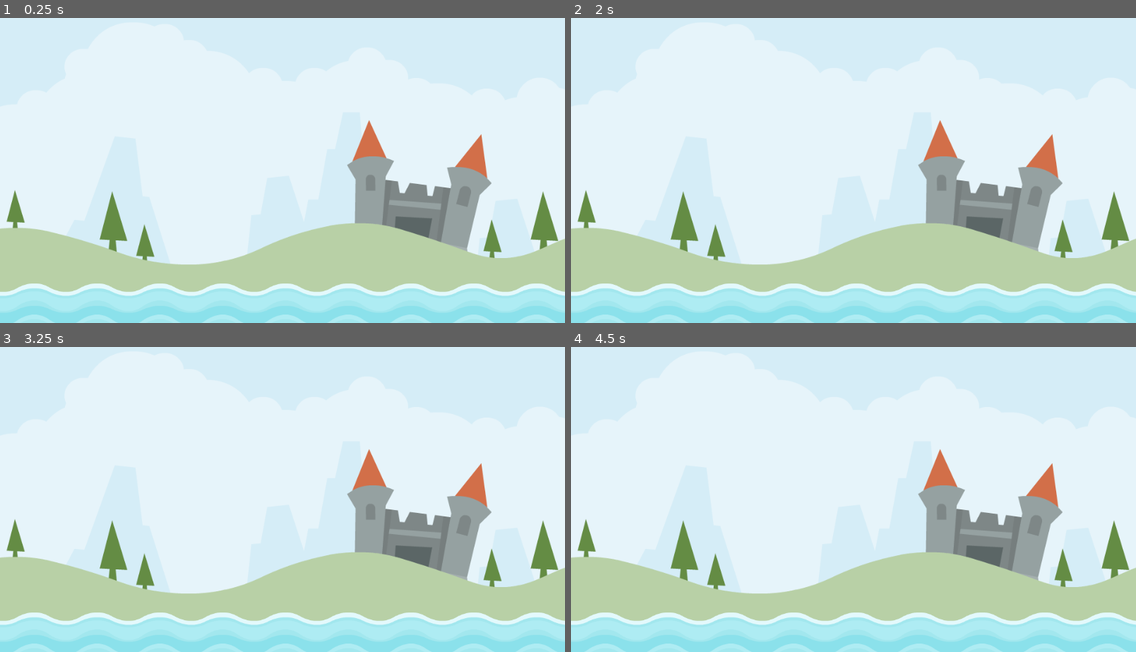
Above: before the commit, frames 1-4 (two rows, left to right).
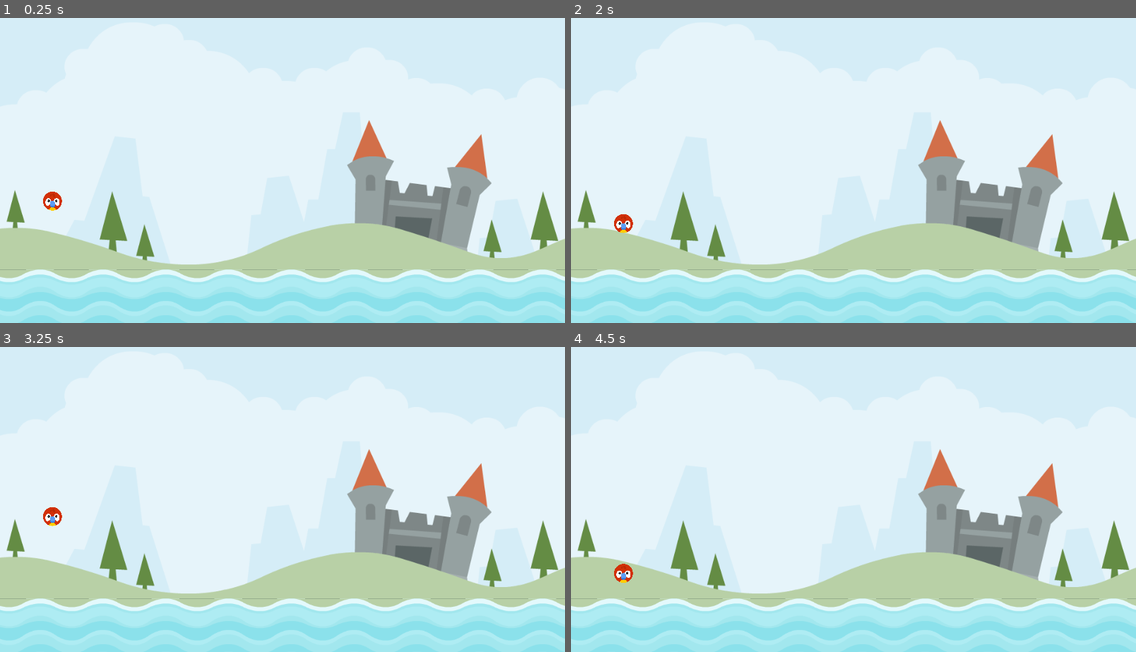
Above: after the commit, the same moments.

Repository: theaob/angry-animals
Game: Godot game, scene res://scenes/level/level.tscn
Same seed, same stepped clock (60 frames per second), same inputs: the game is played once before the commit and once after it.
Inputs (mouse positions are in pixels of both pictures, inside the frame that each line leads up to):
- Up to frame 1 (0.25 s): no input
- Up to frame 2 (2 s): move the mouse to (977, 149) at 0.52 s; click (977, 149) at 0.67 s; move the mouse to (740, 179) at 1.27 s; click (740, 179) at 1.42 s
- Up to frame 3 (3.25 s): move the mouse to (339, 423) at 2.02 s; click (339, 423) at 2.17 s; move the mouse to (254, 557) at 2.77 s; click (254, 557) at 2.92 s
- Up to frame 4 (4.5 s): move the mouse to (1023, 542) at 3.52 s; click (1023, 542) at 3.67 s; move the mouse to (684, 444) at 4.27 s; click (684, 444) at 4.42 s

The runs differ from the first frame. In frame 1, 11% of the frame differs, in the area x 0-100%, y 56-100%; in frame 2, 11%; in frame 3, 11%; in frame 4, 11%, in the area x 0-100%, y 71-100%.

Commit message:
add animal scene

Diff:
--- a/project.godot
+++ b/project.godot
@@ -15,6 +15,10 @@
 config/features=PackedStringArray("4.2", "GL Compatibility")
 config/icon="res://icon.svg"
 
+[autoload]
+
+SignalManager="*res://singletons/signal_manager.gd"
+
 [display]
 
 window/stretch/mode="canvas_items"
--- /dev/null
+++ b/scenes/animal/animal.gd
@@ -0,0 +1,8 @@
+extends RigidBody2D
+
+func _on_visible_on_screen_notifier_2d_screen_exited():
+	die()
+
+func die():
+	SignalManager.animal_died.emit()
+	queue_free()
--- /dev/null
+++ b/scenes/animal/animal.tscn
@@ -0,0 +1,24 @@
+[gd_scene load_steps=4 format=3 uid="uid://bbrwir7v00k13"]
+
+[ext_resource type="Script" path="res://scenes/animal/animal.gd" id="1_770yo"]
+[ext_resource type="Texture2D" uid="uid://dtuox5pm2uxt0" path="res://assets/player/parrot.png" id="2_j23dk"]
+
+[sub_resource type="CircleShape2D" id="CircleShape2D_tgu0u"]
+radius = 126.667
+
+[node name="Animal" type="RigidBody2D"]
+script = ExtResource("1_770yo")
+
+[node name="Sprite2D" type="Sprite2D" parent="."]
+scale = Vector2(0.15, 0.15)
+texture = ExtResource("2_j23dk")
+
+[node name="CollisionShape2D" type="CollisionShape2D" parent="."]
+scale = Vector2(0.15, 0.15)
+shape = SubResource("CircleShape2D_tgu0u")
+
+[node name="VisibleOnScreenNotifier2D" type="VisibleOnScreenNotifier2D" parent="."]
+position = Vector2(4.76837e-07, 9.53674e-07)
+scale = Vector2(1.9, 1.9)
+
+[connection signal="screen_exited" from="VisibleOnScreenNotifier2D" to="." method="_on_visible_on_screen_notifier_2d_screen_exited"]
--- /dev/null
+++ b/scenes/level/level.gd
@@ -0,0 +1,17 @@
+extends Node2D
+
+const ANIMAL = preload("res://scenes/animal/animal.tscn")
+
+@onready var animal_start = $AnimalStart
+
+func _ready():
+	add_animal()
+	SignalManager.animal_died.connect(_on_animal_died)
+
+func add_animal():
+	var animal_instance = ANIMAL.instantiate()
+	animal_instance.position = animal_start.position
+	add_child(animal_instance)
+
+func _on_animal_died():
+	add_animal()
--- a/scenes/level/level.tscn
+++ b/scenes/level/level.tscn
@@ -1,9 +1,11 @@
-[gd_scene load_steps=3 format=3 uid="uid://cqxww03ygwkmq"]
+[gd_scene load_steps=4 format=3 uid="uid://cqxww03ygwkmq"]
 
 [ext_resource type="Texture2D" uid="uid://d0wvgjddpjrf3" path="res://assets/scene/colored_castle.png" id="1_qot0w"]
+[ext_resource type="Script" path="res://scenes/level/level.gd" id="1_u516c"]
 [ext_resource type="PackedScene" uid="uid://ct3i2s8m5vaoj" path="res://scenes/water/water.tscn" id="2_slg1q"]
 
 [node name="Level" type="Node2D"]
+script = ExtResource("1_u516c")
 
 [node name="Background" type="Sprite2D" parent="."]
 position = Vector2(568, 317)
@@ -14,4 +16,5 @@
 position = Vector2(107, 371)
 
 [node name="Water" parent="." instance=ExtResource("2_slg1q")]
-position = Vector2(-4, 631)
+z_index = 1
+position = Vector2(8, 603)
--- a/scenes/water/water.gd
+++ b/scenes/water/water.gd
@@ -2,5 +2,5 @@
 
 @onready var audio_stream_player_2d = $AudioStreamPlayer2D
 
-func _on_body_entered(body):
+func _on_body_entered(_body):
 	audio_stream_player_2d.play()
--- a/scenes/water/water.tscn
+++ b/scenes/water/water.tscn
@@ -18,7 +18,7 @@
 region_rect = Rect2(0, 0, 1200, 128)
 
 [node name="CollisionShape2D" type="CollisionShape2D" parent="."]
-position = Vector2(577, -12.5)
+position = Vector2(586, -24)
 shape = SubResource("RectangleShape2D_anah1")
 
 [node name="AudioStreamPlayer2D" type="AudioStreamPlayer2D" parent="."]
--- /dev/null
+++ b/singletons/signal_manager.gd
@@ -0,0 +1,3 @@
+extends Node
+
+signal animal_died
